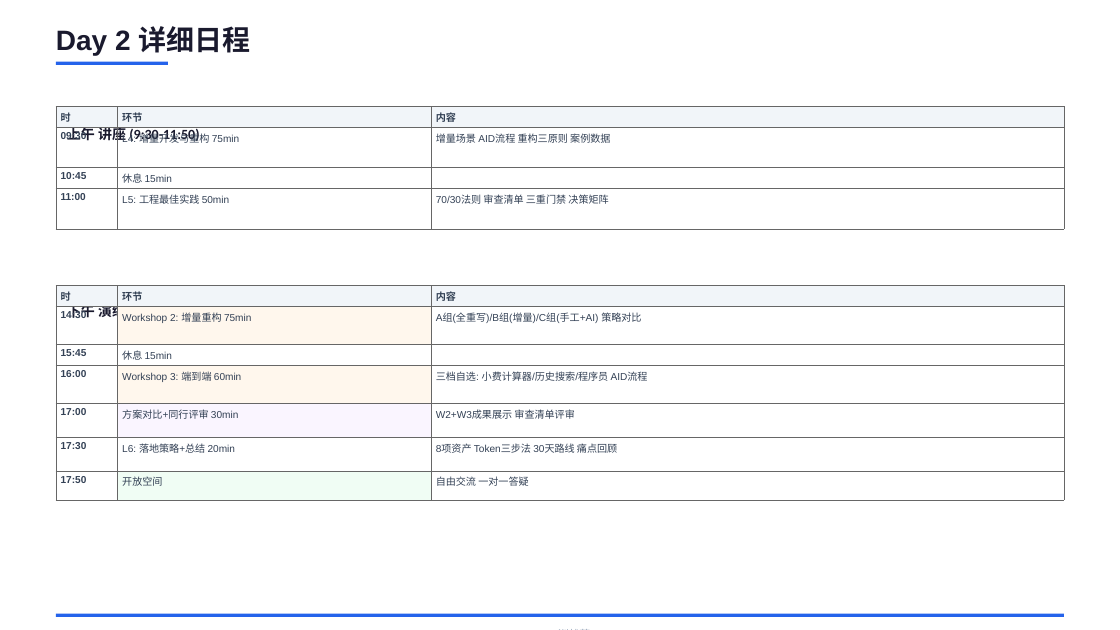
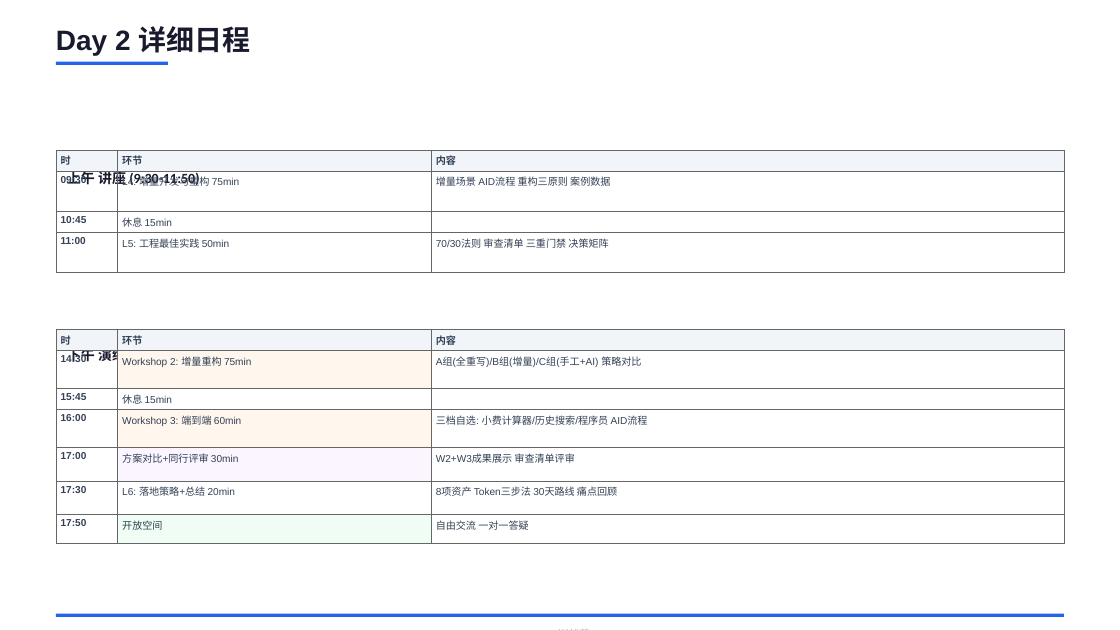
Before and after one commit to JungleTestLabs/ai-coding-training, a slide deck: slide 4 of docs/AI-Native-训战营-介绍与日程.pptx. Drawn at 1120x630 pixels with LibreOffice and Linux fonts; fonts in the diff are those of the drawing. Boxes give left, top, right and bottom in pixels: in the first picture for what was removed or moved away, otherwise in the second. Text is boxed around its words. In the diff, an @@ line names an element or a change of style, - is before the commit and + after.

Commit message:
fix: PPT整体下移1cm，含表格/box/addText位置参数

```diff
--- a/docs/AI-Native-训战营-介绍与日程.pptx
+++ b/docs/AI-Native-训战营-介绍与日程.pptx
@@ 2 texts, 2 tables: place and size @@
-2 texts, 2 tables at [56, 106, 1064, 490]
+2 texts, 2 tables at [56, 150, 1064, 534]
```
Also in this commit, not shown: 4 other slides changed.
